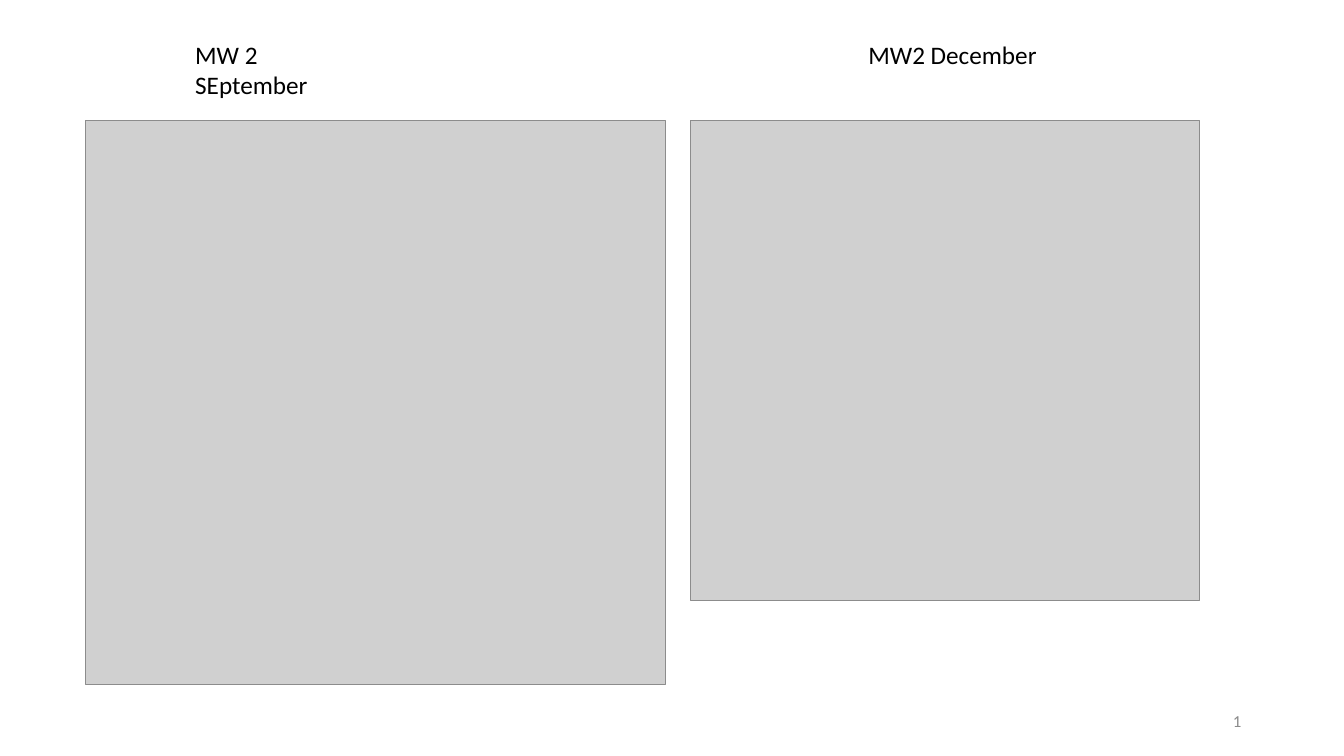
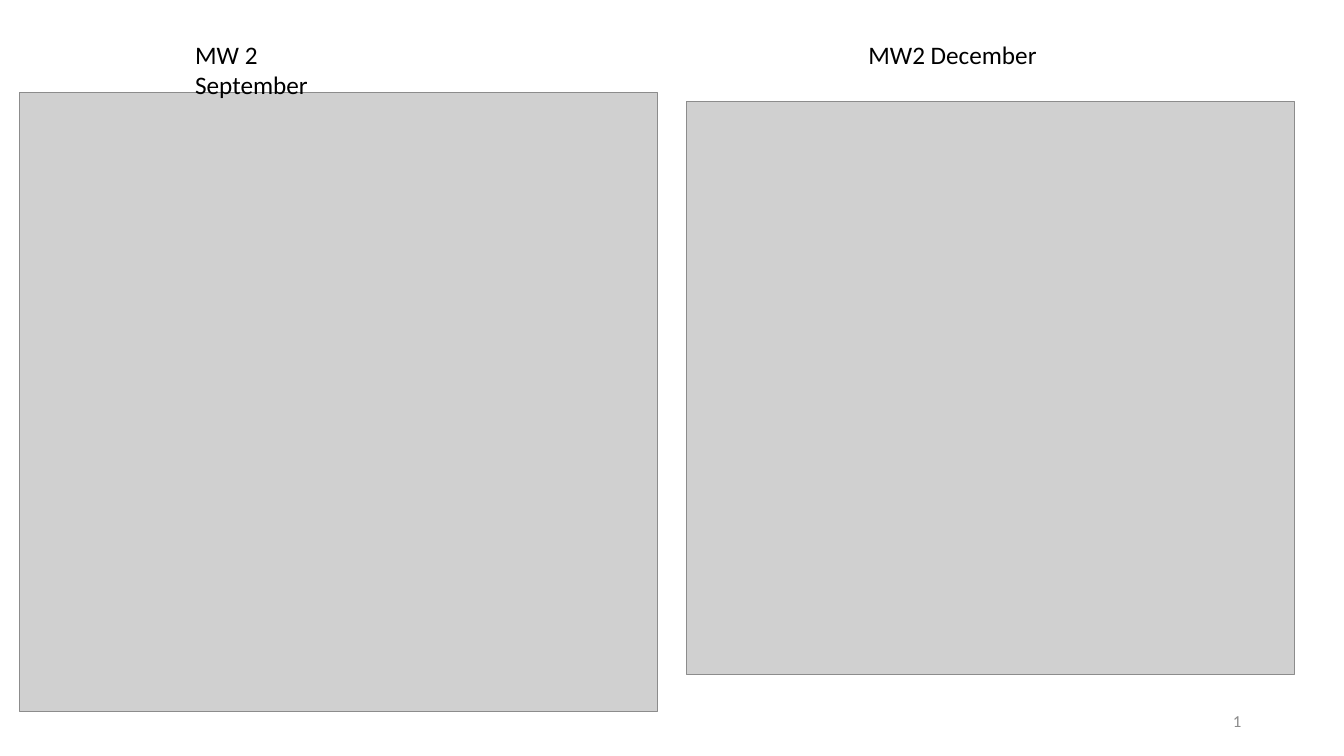
Before and after one commit to AnnieKArmstrong/mindmap, a slide deck: slide 1 of individualmaps.pptx. Drawn at 1344x756 pixels with LibreOffice and Linux fonts; fonts in the diff are those of the drawing; grey boxes stand for pictures. Boxes give left, top, right and bottom in pixels: in the first picture for what was removed or moved away, otherwise in the second. Text is boxed around its words. In the diff, an @@ line names an element or a change of style, - is before the commit and + after.

```diff
--- a/individualmaps.pptx
+++ b/individualmaps.pptx
@@ text at (195, 47, 308, 98): text changed @@
-MW 2 SEptember
+MW 2 September
@@ picture: place and size @@
-picture at (86, 121, 666, 685)
+picture at (20, 93, 658, 712)
@@ picture: place and size @@
-picture at (691, 121, 1200, 601)
+picture at (687, 101, 1295, 674)
```
Also in this commit, not shown: 1 other slide changed, 7 slides added, 10 other files.
